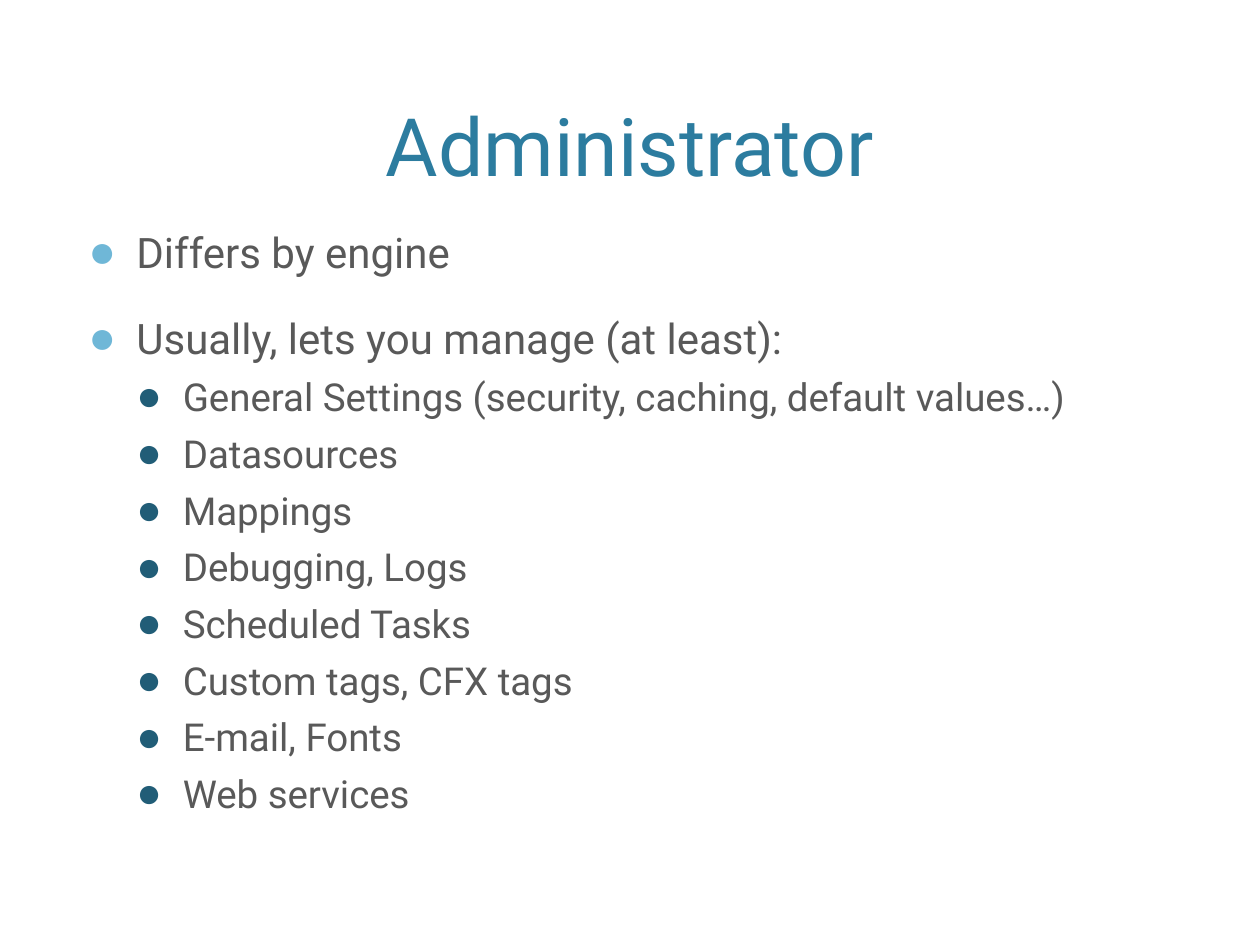
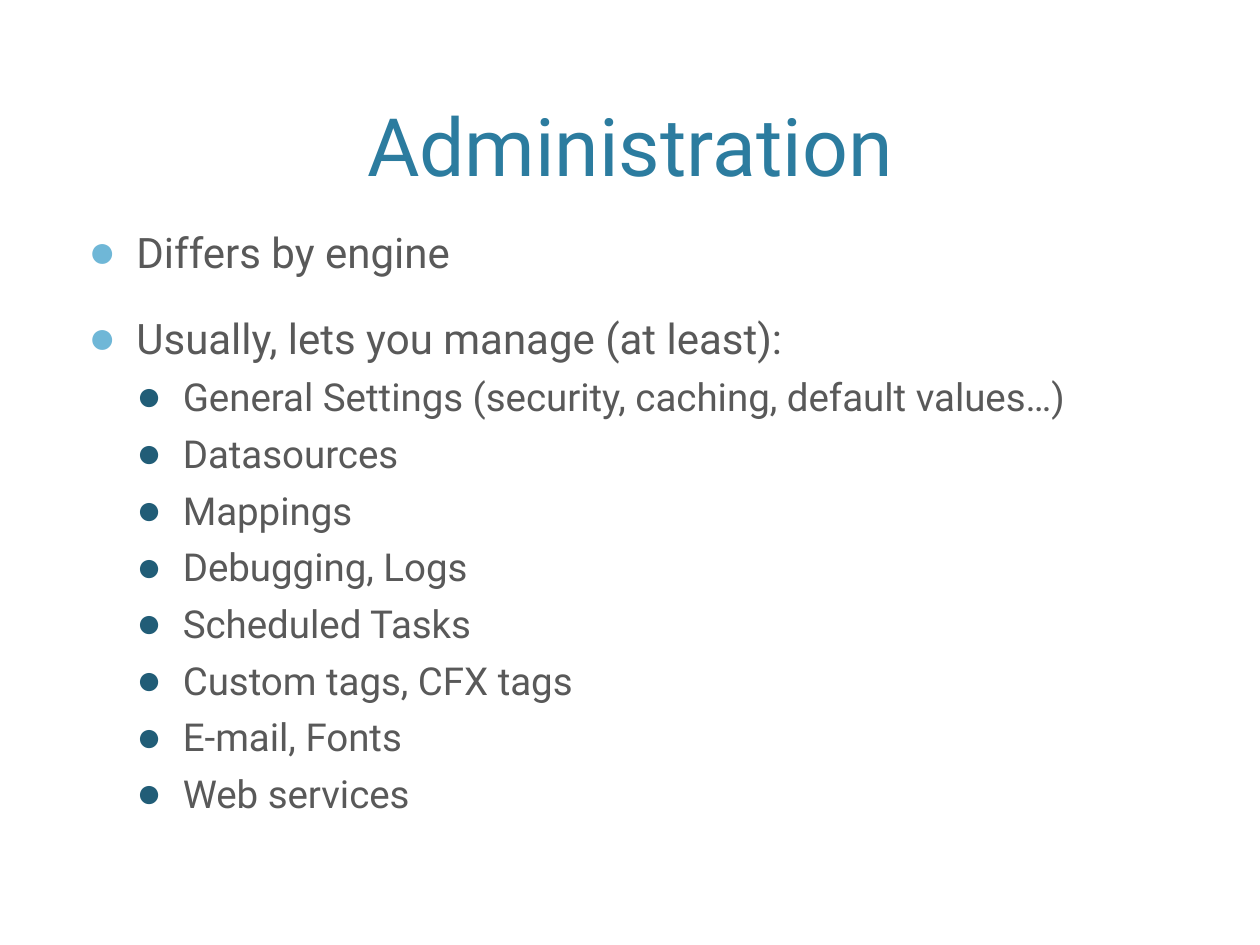
Before and after one commit to awayken/2011sdcodecamp, a slide deck: slide 12 of presentation.pptx. Drawn at 1260x945 pixels with LibreOffice and Linux fonts; fonts in the diff are those of the drawing; background and template pictures are left out. Boxes give left, top, right and bottom in pixels: in the first picture for what was removed or moved away, otherwise in the second. Text is boxed around its words. In the diff, an @@ line names an element or a change of style, - is before the commit and + after.

```diff
--- a/presentation.pptx
+++ b/presentation.pptx
@@ title at bbox=[367, 115, 892, 177]: text changed @@
-Administrator
+Administration
```
Also in this commit, not shown: 3 other slides changed.
